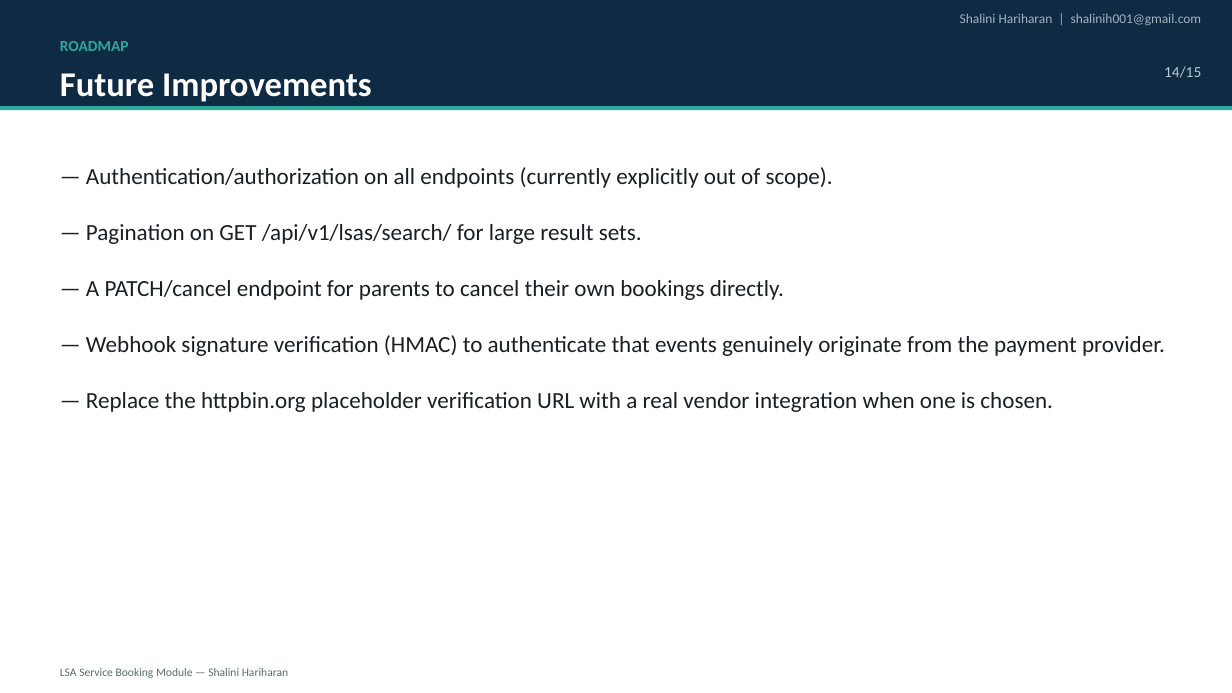
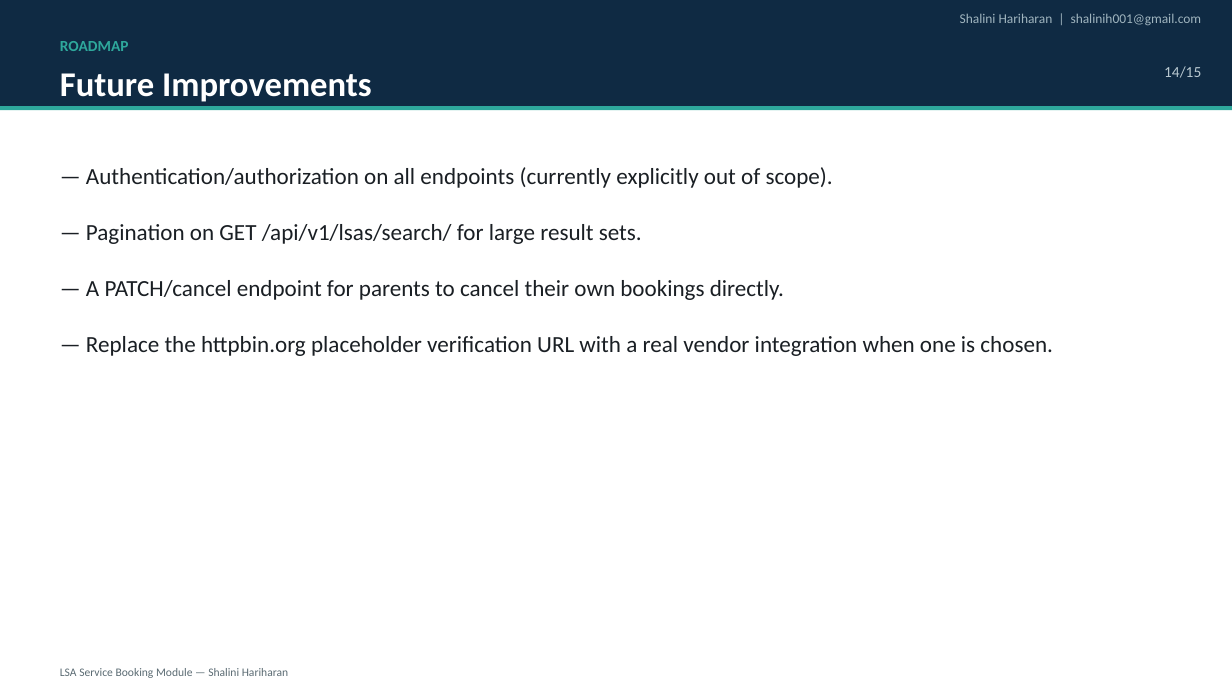
Before and after one commit to Shalini0107/lsa_booking, a slide deck: slide 14 of LSA_Booking_Presentation.pptx. Drawn at 1232x693 pixels with LibreOffice and Linux fonts; fonts in the diff are those of the drawing. Boxes give left, top, right and bottom in pixels: in the first picture for what was removed or moved away, otherwise in the second. Text is boxed around its words. In the diff, an @@ line names an element or a change of style, - is before the commit and + after.

```diff
--- a/LSA_Booking_Presentation.pptx
+++ b/LSA_Booking_Presentation.pptx
@@ text at box(86, 335, 1165, 356): paragraph removed @@
-— Webhook signature verification (HMAC) to authenticate that events genuinely originate from the payment provider.
```
Also in this commit, not shown: 1 other slide changed.
